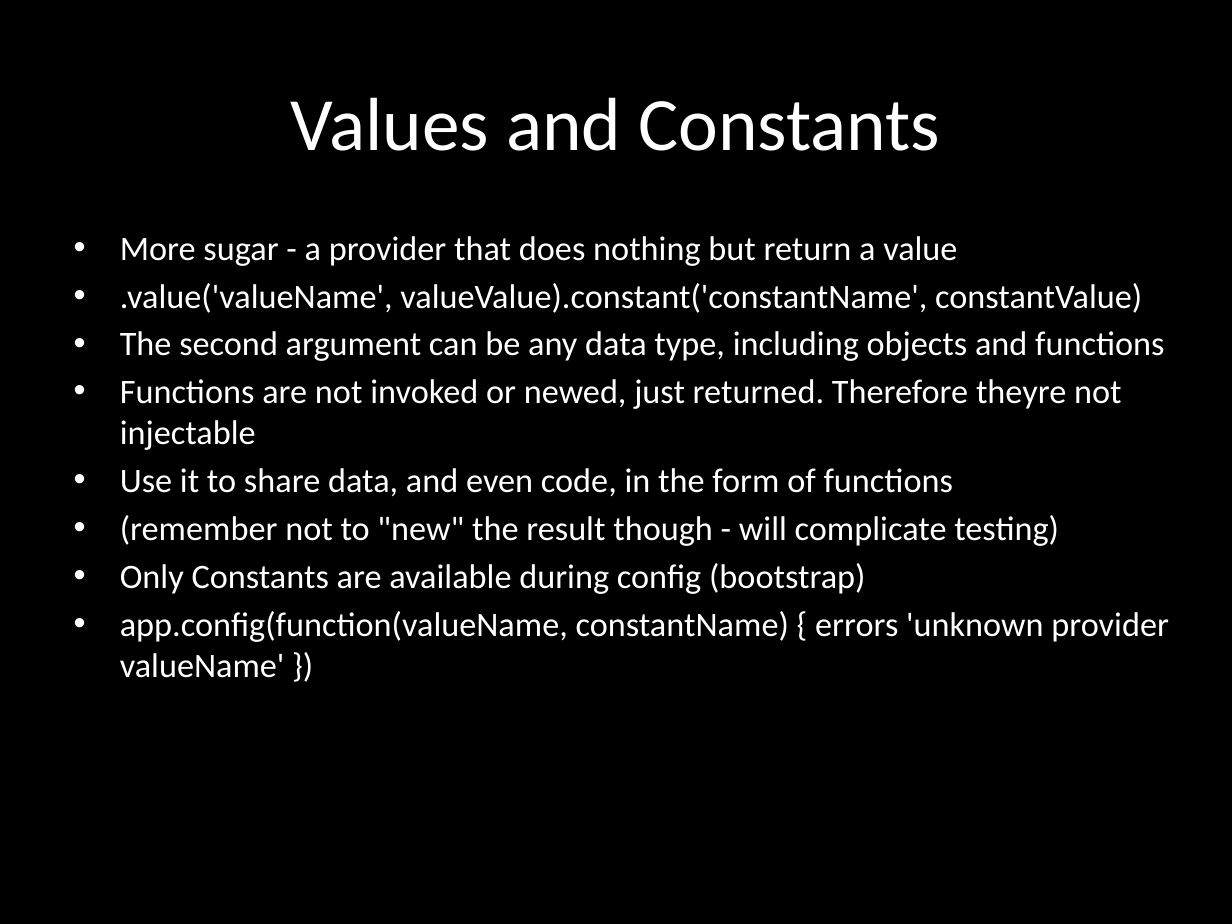
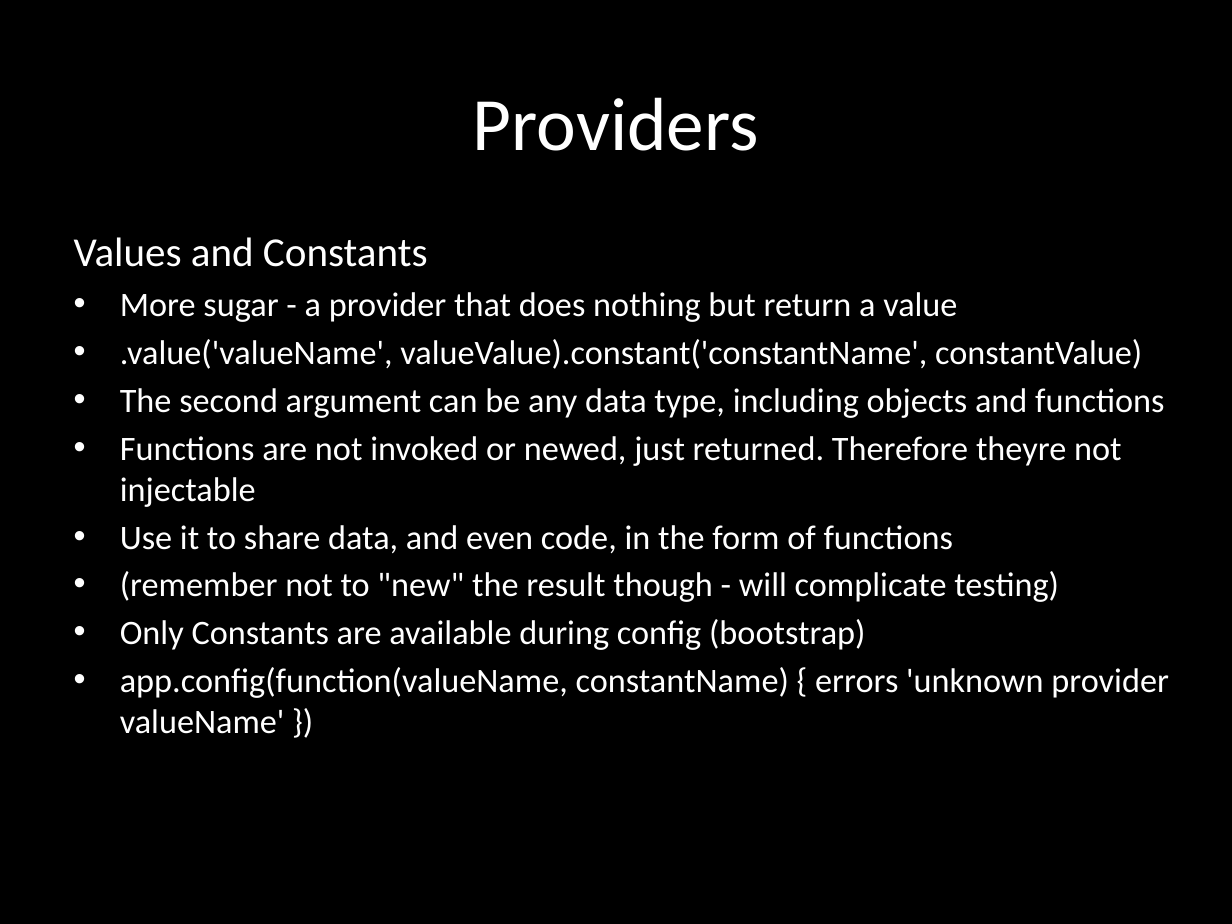
Before and after one commit to eliasjames/training-angular, a slide deck: slide 23 of slides/Angular Slides Day 2.pptx (slide 24 before the commit). Drawn at 1232x924 pixels with LibreOffice and Linux fonts; fonts in the diff are those of the drawing. Boxes give left, top, right and bottom in pixels: in the first picture for what was removed or moved away, otherwise in the second. Text is boxed around its words. In the diff, an @@ line names an element or a change of style, - is before the commit and + after.

```diff
--- a/slides/Angular Slides Day 2.pptx
+++ b/slides/Angular Slides Day 2.pptx
@@ title at <box>473,97,759,151</box>: text changed @@
-Values and Constants
+Providers
@@ subtitle at <box>74,237,428,267</box>: paragraph added @@
+Values and Constants
```
Also in this commit, not shown: 12 other slides changed, 1 slide removed.
